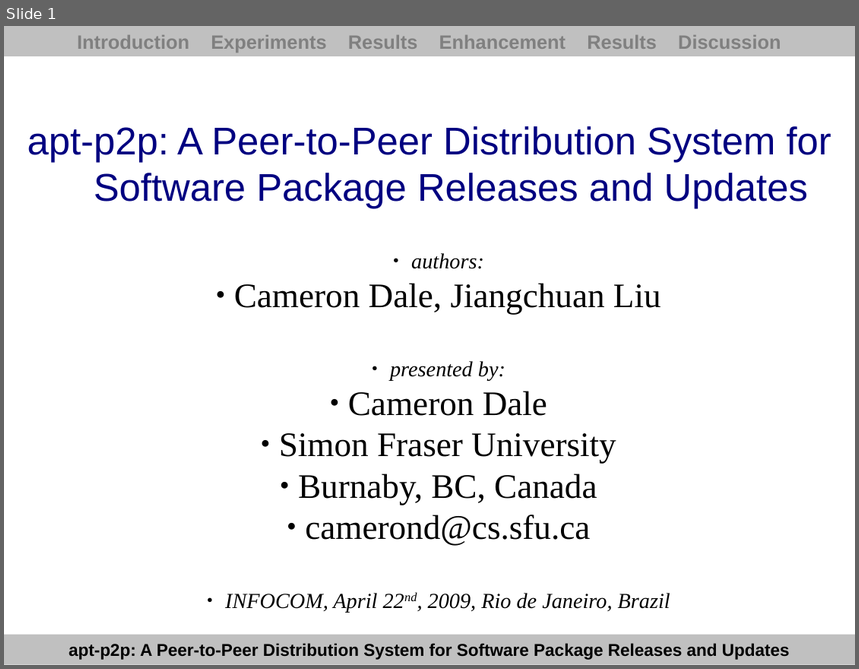
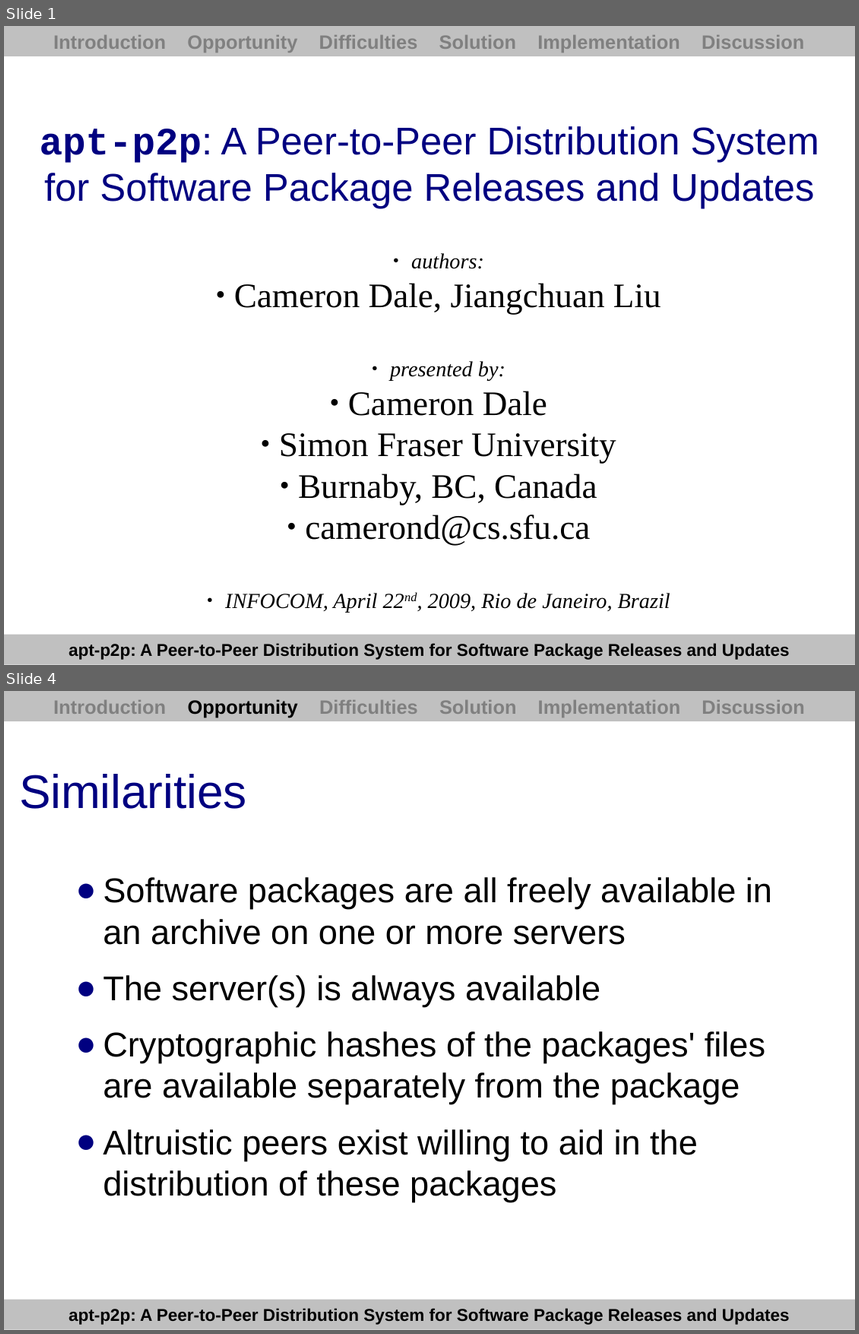
Before and after one commit to PyroSamurai/apt-p2p, a slide deck: docs/paper/presentation.odp. Shown one above the other, each under a label of ours: slide 1 before the commit, slides 1 and 4 after it; the slides between them are not shown. The pictures are 859x669 and 859x1334 pixels, drawn with LibreOffice and Linux fonts; fonts in the diff are those of the drawing. Boxes give left, top, right and bottom in pixels: in the first picture for what was removed or moved away, otherwise in the second. Text is boxed around its words. In the diff, an @@ line names an element or a change of style, - is before the commit and + after.

```diff
--- a/docs/paper/presentation.odp
+++ b/docs/paper/presentation.odp
@@ slide 4 added at (4,691,855,1330), background #FFFFFF; not listed: 1 template element that a slide beside it also shows @@
@@ rectangle added at (4,691,855,721), fill #C0C0C0, 18 pt, text #808080, bold @@
+Introduction Opportunity Difficulties Solution Implementation Discussion
@@ title added at (19,774,247,809), 44 pt, text #000080 @@
+Similarities
@@ text added at (103,877,772,1202), 32 pt, text #000000 @@
+● Software packages are all freely available in an archive on one or more servers
+● The server(s) is always available
+● Cryptographic hashes of the packages' files are available separately from the package
+● Altruistic peers exist willing to aid in the distribution of these packages
@@ slide 1 changed as well @@
@@ text in rectangle at (53,35,804,53): text changed @@
-Introduction Experiments Results Enhancement Results Discussion
+Introduction Opportunity Difficulties Solution Implementation Discussion
@@ title at (40,126,819,209): text changed @@
-apt-p2p: A Peer-to-Peer Distribution System for
-Software Package Releases and Updates
+apt-p2p: A Peer-to-Peer Distribution System for Software Package Releases and Updates
```
Also in this commit, not shown: 2 other slides changed, 18 other slides added, 18 slides removed, 7 other files.
